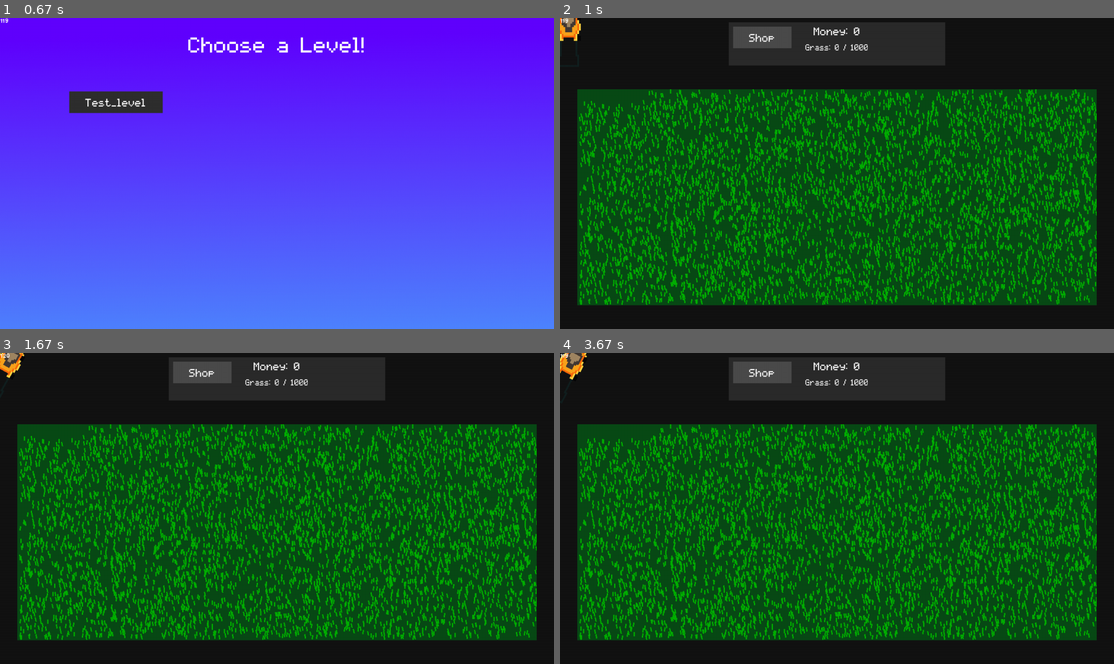
Above: before the commit, frames 1-4 (two rows, left to right).
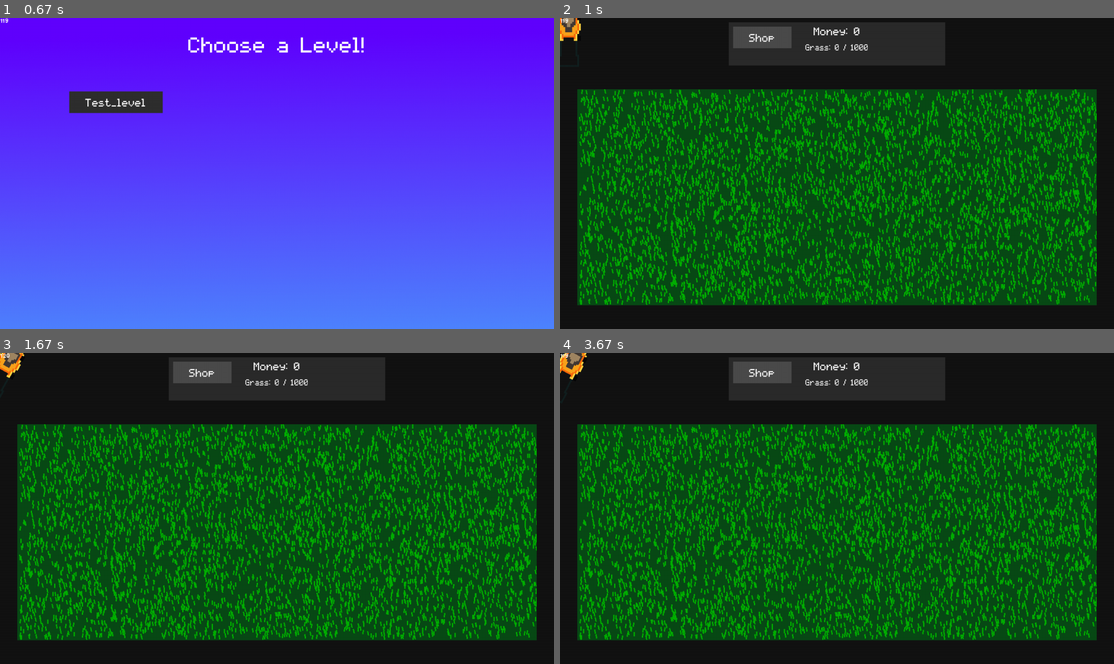
Above: after the commit, the same moments.

Repository: Acaippa/pygame-lawnmower
Game: pygame game, started from ver 0.3/main.py
Same seed, same stepped clock (60 frames per second), same inputs: the game is played once before the commit and once after it.
Inputs (mouse positions are in pixels of both pictures, inside the frame that each line leads up to):
- Up to frame 1 (0.67 s): click (277, 105) at 0.38 s
- Up to frame 2 (1 s): click (676, 101) at 0.72 s
- Up to frame 3 (1.67 s): tap Enter at 1 s; hold Right from 1.33 s (still down)
- Up to frame 4 (3.67 s): release Right at 1.8 s; hold Up 1.83-2.13 s; hold Right 2.17-2.63 s; hold Left 2.67-3.2 s; hold Down 3.23-3.53 s; hold Left from 3.57 s (still down)

Frame 1 is identical in both runs. In frame 2, 0.1% of the frame differs, in the area x 3-49%, y 22-38%; in frame 3, 0.2%; in frame 4, 0.3%, in the area x 3-94%, y 22-89%.

Commit message:
Fix mowers cutter surface

Diff:
--- a/ver 0.3/modules/game/grass.py
+++ b/ver 0.3/modules/game/grass.py
@@ -19,6 +19,8 @@
 		self.color = kwargs.get("color", "#00af00")
 
 		self.surface = pygame.Surface((6, self.height), pygame.SRCALPHA) #TODO: make the height of the surface dynamically change with the height of the grass
+
+		self.rect = self.surface.get_rect(center=self.pos)
 
 		self.mask = pygame.mask.from_surface(self.surface)
 
@@ -43,6 +45,7 @@
 	def update_surface(self): # Draw the line at the bottom center of the surface.
 		x, y = self.surface.get_width() / 2, self.surface.get_height()
 		self.rect = pygame.draw.line(self.surface, self.color, (x, y), (x + self.bend, y - self.height), width = 3)
+		self.rect.center = self.pos
 
 	def remove_self(self):
 		self.parent.grass_list.remove(self)
--- a/ver 0.3/modules/game/ground.py
+++ b/ver 0.3/modules/game/ground.py
@@ -72,7 +72,7 @@
 		mower.grass_list.clear()
 
 		for grid in self.grid_list: # Add the all the grass of the grids colliding with the mower to the mowers grass_list
-			if grid.rect.colliderect(mower.cutting_rect):
+			if mower.rect.colliderect(pygame.Rect(grid.rect[0] + self.pos[0], grid.rect[1] + self.pos[1], grid.rect.width, grid.rect.height)):
 				for grass in grid.grass_list:
 					mower.grass_list.append(grass)
 
--- a/ver 0.3/modules/game/mower.py
+++ b/ver 0.3/modules/game/mower.py
@@ -18,7 +18,11 @@
 
 		self.margin = self.dict["margin"] # The margin between the image size and the cutting surface size.
 
+		self.body_width, self.body_length = self.dict["body_width"], self.dict["body_length"]
+
 		self.image = pygame.image.load(self.image_path).convert_alpha()
+
+		self.old_image_size = self.image.get_size()
 
 		self.angle = 0
 
@@ -27,6 +31,9 @@
 		self.size = (200, 200)
 
 		self.image = pygame.transform.scale(self.image, self.size)
+		self.rect = self.image.get_rect(center=self.pos)
+
+		self.image_size_increase = self.image.get_size()[0] / self.old_image_size[0], self.image.get_size()[1] / self.old_image_size[1]
 
 		self.shaking = True
 
@@ -34,7 +41,8 @@
 
 		w, h = self.image.get_size()
 
-		self.cutting_surface = pygame.Surface((w - self.margin, h - self.margin))
+		self.cutting_surface = pygame.Surface(((self.body_width * self.image_size_increase[0] - self.margin), (self.body_width * self.image_size_increase[1]) - self.margin), pygame.SRCALPHA)
+		self.cutting_surface.fill("white")
 		self.cutting_mask = pygame.mask.from_surface(self.cutting_surface)
 
 		self.cutting_rect = self.cutting_surface.get_rect()
@@ -53,7 +61,7 @@
 	def draw(self):
 		self.rotated_image = pygame.transform.rotate(self.image, self.angle)
 		self.rotated_cutting_surface = pygame.transform.rotate(self.cutting_surface, self.angle)
-		self.cutting_mask = pygame.mask.from_surface(self.cutting_surface)
+		self.cutting_mask = pygame.mask.from_surface(self.rotated_cutting_surface)
 
 		self.rect = self.rotated_image.get_rect(center=self.pos)
 		self.cutting_rect = self.rotated_cutting_surface.get_rect(center=self.pos)
@@ -77,10 +85,8 @@
 			self.angle += self.turn_rate * self.delta_time
 
 	def cut_grass(self):
-		# print((self.grass_list[0].pos[0] + self.grass_list[0].parent.parent.pos[0]), (self.grass_list[0].pos[1] + self.grass_list[0].parent.parent.pos[1]))
 		for grass in self.grass_list:
-			offset_x, offset_y = (grass.pos[0] + grass.parent.parent.pos[0]) - self.pos[0], (grass.pos[1] + grass.parent.parent.pos[1]) - self.pos[1]
+			offset_x, offset_y = self.pos[0] - (grass.rect[0] + grass.parent.parent.pos[0]), (self.pos[1] + self.body_length) - (grass.rect[1] + grass.parent.parent.pos[1])
 
 			if self.cutting_mask.overlap(grass.mask, (offset_x, offset_y)) != None:
 				grass.remove_self()
-				print("gay")
--- a/ver 0.3/modules/game/mowers.json
+++ b/ver 0.3/modules/game/mowers.json
@@ -1,7 +1,7 @@
 {
 	"mowers": [
 		{
-			"speed" : 200, "image" : "images/mowers/mower01.png", "margin" : 20, "price" : 200, "turn_rate" : 90
+			"speed" : 200, "image" : "images/mowers/mower01.png", "margin" : 20, "price" : 200, "turn_rate" : 90, "body_width" : 14, "body_length" : 17
 		}
 	]
 }
